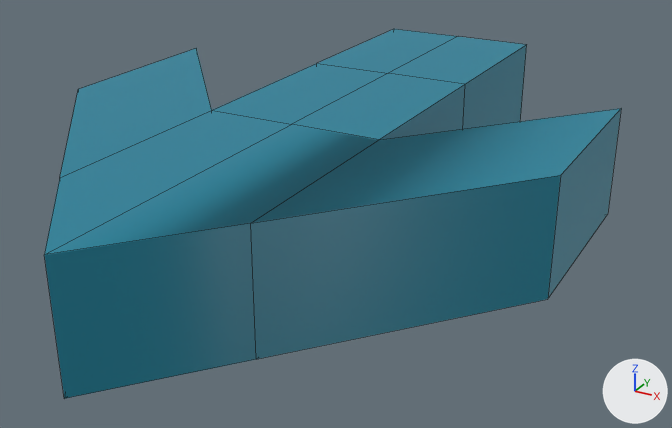
The FBX model Assets/Resources/Meshes/UIDelivery.fbx: old version first, new version second.
Both versions are drawn from a 50 mm lens placed at (0.472, -5.125, 0.313), pointed at (0.139, -4.52, 0.01). Arrows for +X, +Y and +Z are at lower right; the lights stay in place. Mesh edges are drawn as thin lines. Where no turn or scale is listed for an object, it has been applied to the vertices. Vertices at the same position are counted once.

Script lines for the objects in view, before the commit:
```python
mat_uimaterial = principled_material('UIMaterial')
mat_uimaterial.texture = img_paletteunits_png
me_cube_002 = bpy.data.meshes.new('Cube.002')
me_cube_002.from_pydata(...)  # 32 vertices, 32 faces; spans x -0.208..0.208, y -0.338..0.25, z 0.0..0.092
me_cube_002.materials.append(mat_uimaterial)  # picture img_paletteunits_png
ob_delivery = bpy.data.objects.new('Delivery', me_cube_002)
ob_delivery.location = (0.1188, -4.4694, 0.0)
```
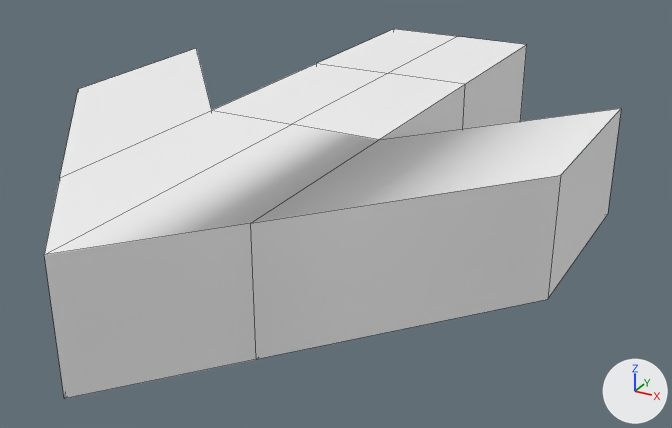
What changed in the scene script:
```text
Add img_unitpalette02_albedo_png:
    img_unitpalette02_albedo_png = load_image('UnitPalette02-Albedo.png', '../../../Blender/UnitPalette02-Albedo.png', 512, 512, 'sRGB')
Change mat_uimaterial:
    mat_uimaterial.texture: img_paletteunits_png -> img_unitpalette02_albedo_png
Change me_cube_002:
    where me_cube_002.from_pydata(...)  # 32 vertices, 32 faces; spans x -0.208..0.208, y -0.338..0.25, z 0.0..0.092
    used by ob_delivery; location = (0.1188, -4.4694, 0.0)
    me_cube_002 part 1: texture (UV) coordinates of 32 of 32 faces, centred in x -0.208..0.208, y -0.294..0.25, z 0.0..0.092, changed; they spanned u 0.07..0.07, v 0.81..0.81 and now span u 0.03..0.03, v 0.97..0.97
```

Pixel boxes [x1, y1, x2, y2] of what changed, in the pictures (672 x 428 px):
'Delivery', surface changed (cyan to white)
    both: [44, 29, 621, 399]
